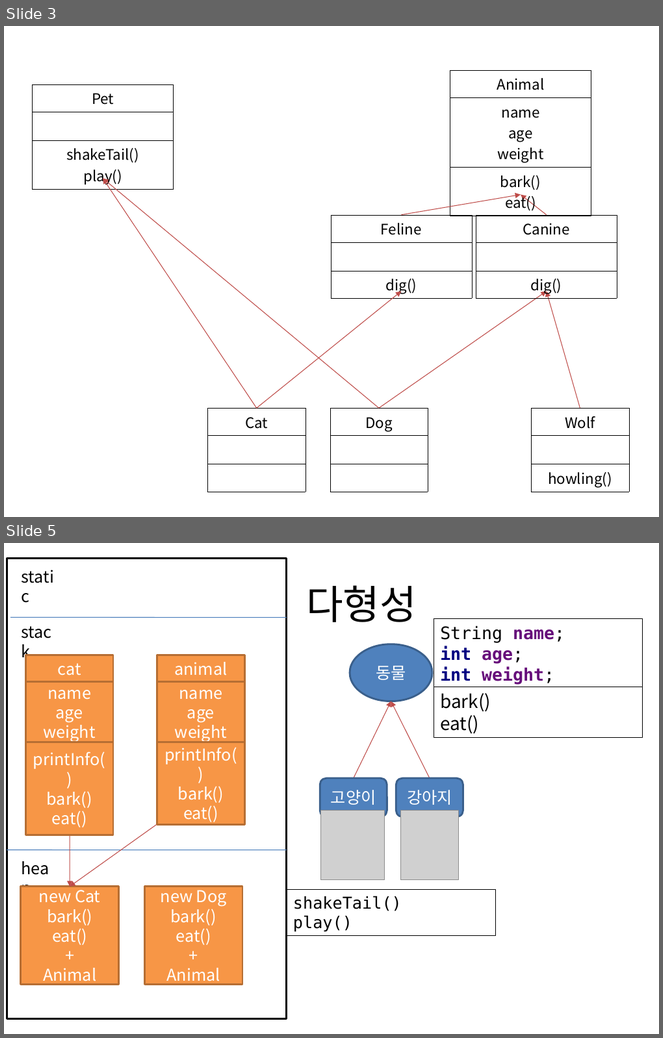
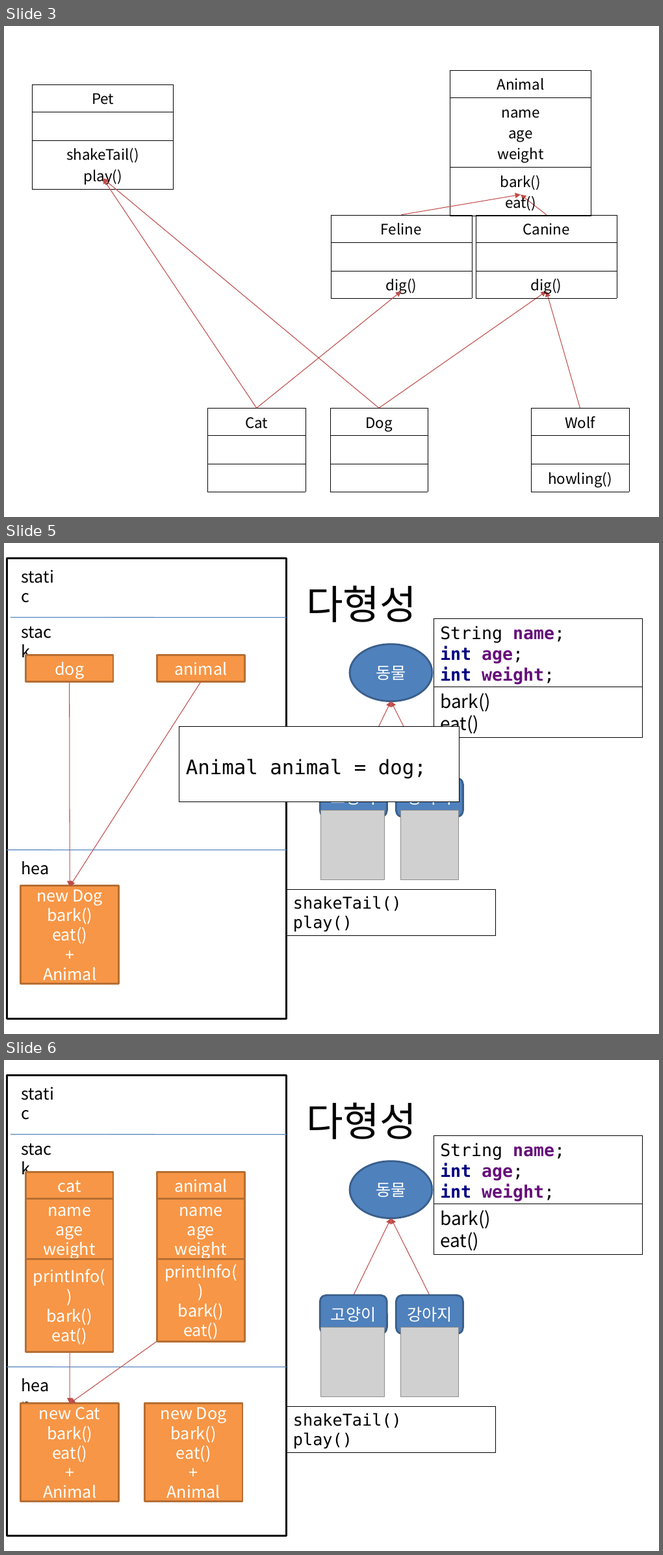
Before and after one commit to terdong/JavaStudyForAcademyStudent2, a slide deck: ppt/day15_인터페이스.pptx. Shown one above the other, each under a label of ours: slides 3 and 5 before the commit, slides 3, 5 and 6 after it; the slides between them are not shown. The pictures are 663x1038 and 663x1555 pixels, drawn with LibreOffice and Linux fonts; fonts in the diff are those of the drawing; grey boxes stand for pictures. Boxes give left, top, right and bottom in pixels: in the first picture for what was removed or moved away, otherwise in the second. Text is boxed around its words. In the diff, an @@ line names an element or a change of style, - is before the commit and + after.

```diff
--- a/ppt/day15_인터페이스.pptx
+++ b/ppt/day15_인터페이스.pptx
@@ slide 5 added at (4, 543, 659, 1034), background #FFFFFF @@
@@ rectangle added at (7, 558, 286, 1019), outline #000000 2 pt @@
@@ text added at (15, 563, 68, 590), 18 pt, text #000000 @@
+static
@@ title added at (306, 585, 417, 622), 44 pt, text #000000 @@
+다형성
@@ line added from (10, 618) to (286, 618), #4B7EBC 0.75 pt @@
@@ text added at (15, 619, 66, 645), 18 pt, text #000000 @@
+stack
@@ rectangle added at (434, 618, 643, 688), fill #FFFFFF, outline #000000 0.25 pt, 19 pt, text #660E7A, bold @@
+String name;
+int age;
+int weight;
@@ rectangle added at (25, 655, 113, 681), fill #F79646, outline #B76F34 2 pt, 18 pt, text #FFFFFF @@
+dog
@@ rectangle added at (157, 655, 245, 681), fill #F79646, outline #B76F34 2 pt, 18 pt, text #FFFFFF @@
+animal
@@ ellipse added at (350, 644, 432, 702), fill #4F81BD, outline #3A5F8C 2 pt, 18 pt, text #FFFFFF @@
+동물
@@ arrow added from (70, 682) to (70, 887), #BF4C48 0.75 pt @@
@@ arrow added from (201, 682) to (70, 887), #BF4C48 0.75 pt @@
@@ rectangle added at (434, 687, 643, 737), fill #FFFFFF, outline #000000 0.25 pt, 20 pt, text #000000 @@
+bark()
+eat()
@@ arrow added from (354, 778) to (391, 702), #BF4C48 0.75 pt @@
@@ arrow added from (430, 778) to (391, 702), #BF4C48 0.75 pt @@
@@ rectangle added at (180, 727, 460, 802), fill #FFFFFF, outline #000000 0.75 pt, 22 pt, text #000000 @@
+Animal animal = dog;
@@ rounded rectangle added at (320, 778, 387, 817), fill #4F81BD, outline #3A5F8C 2 pt, 18 pt, text #FFFFFF @@
+고양이
@@ rounded rectangle added at (397, 778, 464, 817), fill #4F81BD, outline #3A5F8C 2 pt, 18 pt, text #FFFFFF @@
+강아지
@@ picture added at (321, 810, 385, 880) @@
@@ picture added at (401, 810, 459, 880) @@
@@ line added from (7, 850) to (286, 850), #4B7EBC 0.75 pt @@
@@ text added at (15, 856, 65, 882), 18 pt, text #000000 @@
+heap
@@ rectangle added at (21, 886, 118, 984), fill #F79646, outline #B76F34 2 pt, 18 pt, text #FFFFFF @@
+new Dog
+bark()
+eat()
++
+Animal
@@ rectangle added at (286, 889, 495, 936), fill #FFFFFF, outline #000000 0.25 pt, 18 pt, text #000000 @@
+shakeTail()
+play()
@@ what was slide 5 is now slide 6 @@
```
Also in this commit, not shown: 1 slide changed, 5 other files.
